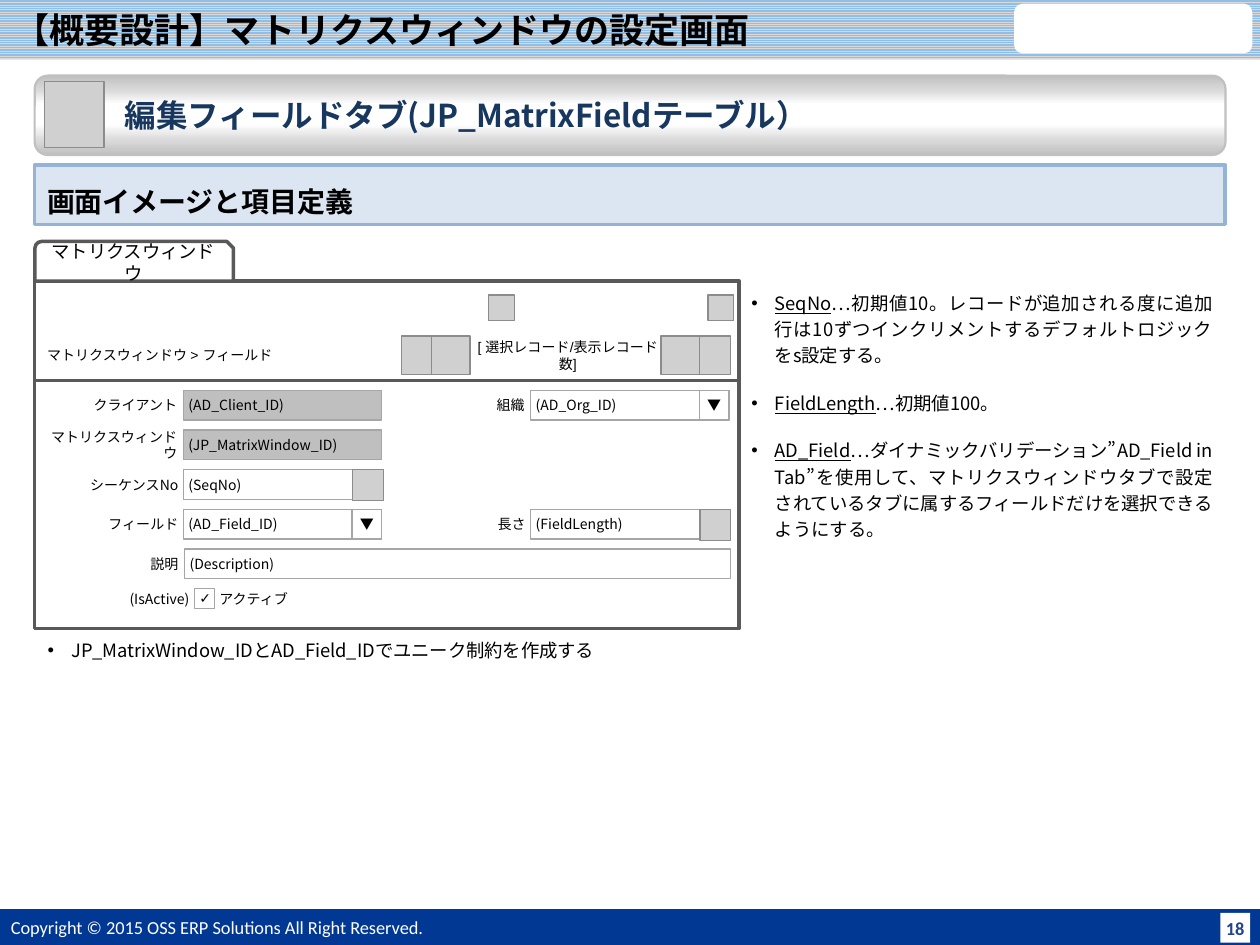
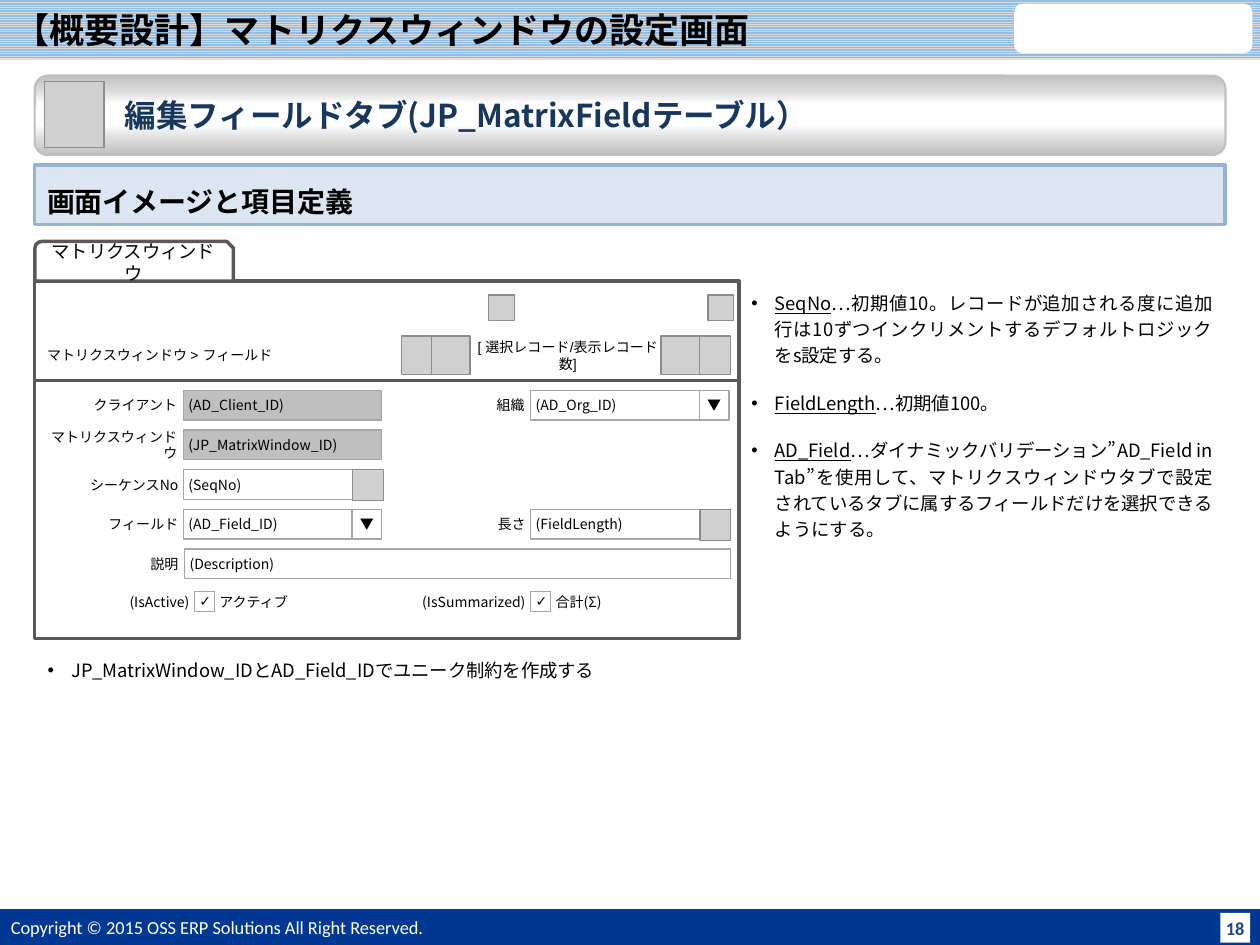
Before and after one commit to JPiere/jpiere.plugin.webui.matrixwindow, a slide deck: slide 19 of Doc/JPIERE-0098_MatrixWindow.pptx. Drawn at 1260x945 pixels with LibreOffice and Linux fonts; fonts in the diff are those of the drawing; grey boxes stand for pictures; background and template pictures are left out. Boxes give left, top, right and bottom in pixels: in the first picture for what was removed or moved away, otherwise in the second. Text is boxed around its words. In the diff, an @@ line names an element or a change of style, - is before the commit and + after.

```diff
--- a/Doc/JPIERE-0098_MatrixWindow.pptx
+++ b/Doc/JPIERE-0098_MatrixWindow.pptx
@@ rectangle: place and size @@
-rectangle at (35,381,740,629)
+rectangle at (35,381,740,639)
@@ text added at (422,595,525,610), 8 pt, text #000000 @@
+(IsSummarized)
@@ rectangle added at (530,591,551,611), fill #FFFFFF, outline #A6A6A6 0.75 pt @@
@@ text added at (556,595,602,610), 8 pt, text #000000 @@
+合計(Σ)
@@ text "JP_MatrixWindow_IDとAD_Field_IDでユニーク制約を作成する": place and size @@
-text "JP_MatrixWindow_IDとAD_Field_IDでユニーク制約を作成する" at (71,641,594,660)
+text "JP_MatrixWindow_IDとAD_Field_IDでユニーク制約を作成する" at (71,661,594,680)
```
Also in this commit, not shown: 6 other slides changed, 1 other file.
